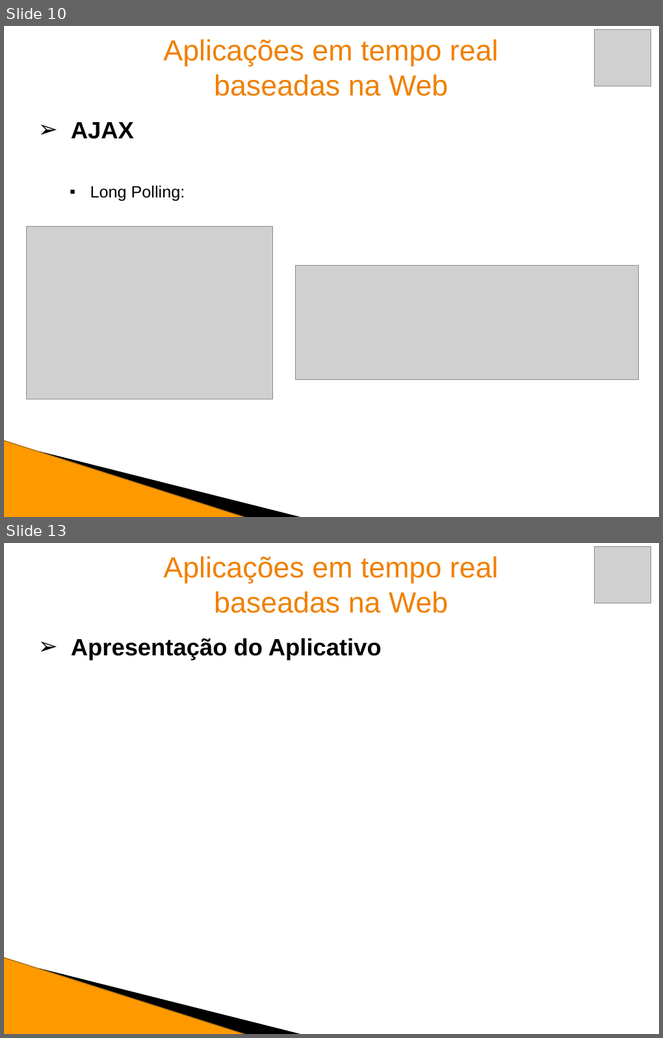
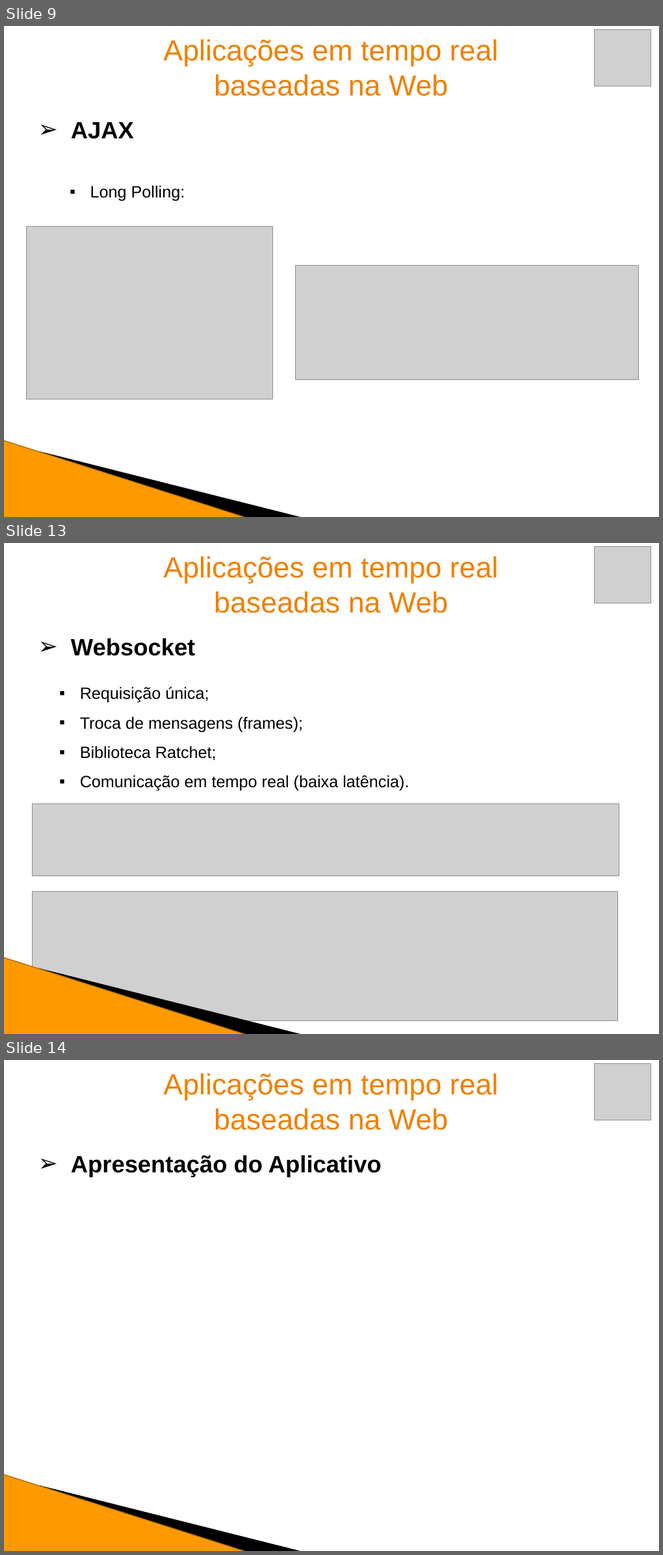
Before and after one commit to rafaelcouto/tcc, a slide deck: docs/apresentacao.pptx. Shown one above the other, each under a label of ours: slides 10 and 13 before the commit, slides 9, 13 and 14 after it; the slides between them are not shown. The pictures are 663x1038 and 663x1555 pixels, drawn with LibreOffice and Linux fonts; fonts in the diff are those of the drawing; grey boxes stand for pictures. Boxes give left, top, right and bottom in pixels: in the first picture for what was removed or moved away, otherwise in the second. Text is boxed around its words. In the diff, an @@ line names an element or a change of style, - is before the commit and + after.

```diff
--- a/docs/apresentacao.pptx
+++ b/docs/apresentacao.pptx
@@ slide 13 added at [4,543,659,1034], background #FFFFFF @@
@@ text added at [163,556,499,613], 32 pt, text #F08000 @@
+Aplicações em tempo real baseadas na Web
@@ picture added at [595,547,651,603] @@
@@ text added at [71,638,195,656], 26 pt, text #000000, bold @@
+➢ Websocket
@@ text added at [80,687,409,791], 18 pt, text #000000 @@
+▪ Requisição única;
+▪ Troca de mensagens (frames);
+▪ Biblioteca Ratchet;
+▪ Comunicação em tempo real (baixa latência).
@@ picture added at [32,804,620,876] @@
@@ picture added at [32,891,618,1021] @@
@@ freeform shape added at [4,958,272,1018], fill #000000 @@
@@ right triangle added at [4,958,247,1034], fill #FF9900 @@
@@ line added from (4, 958) to (247, 1034), #F9C495 0.95 pt @@
@@ what was slide 10 is now slide 9 @@
@@ what was slide 13 is now slide 14 @@
```
Also in this commit, not shown: 6 slides changed.
